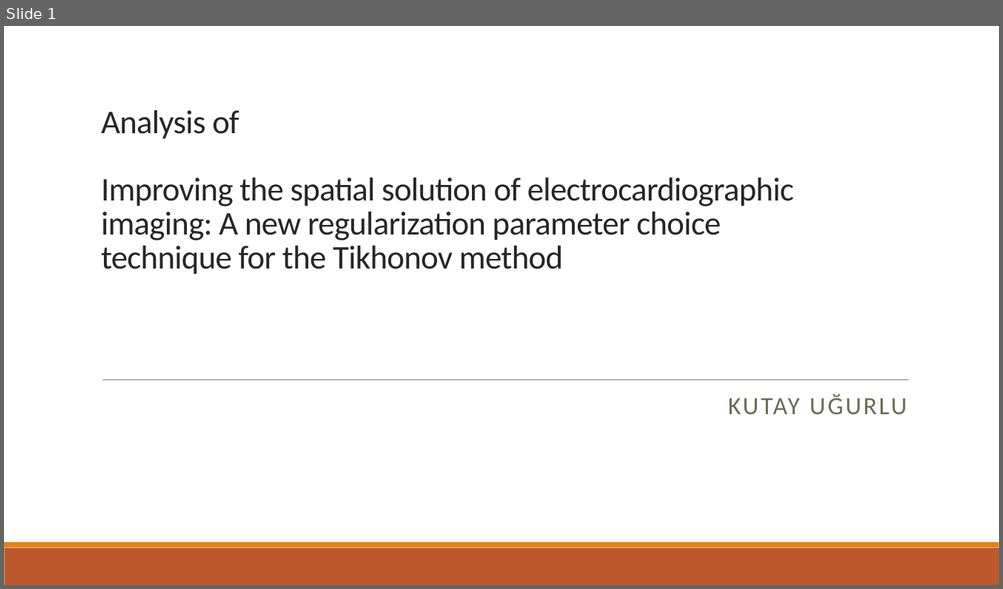
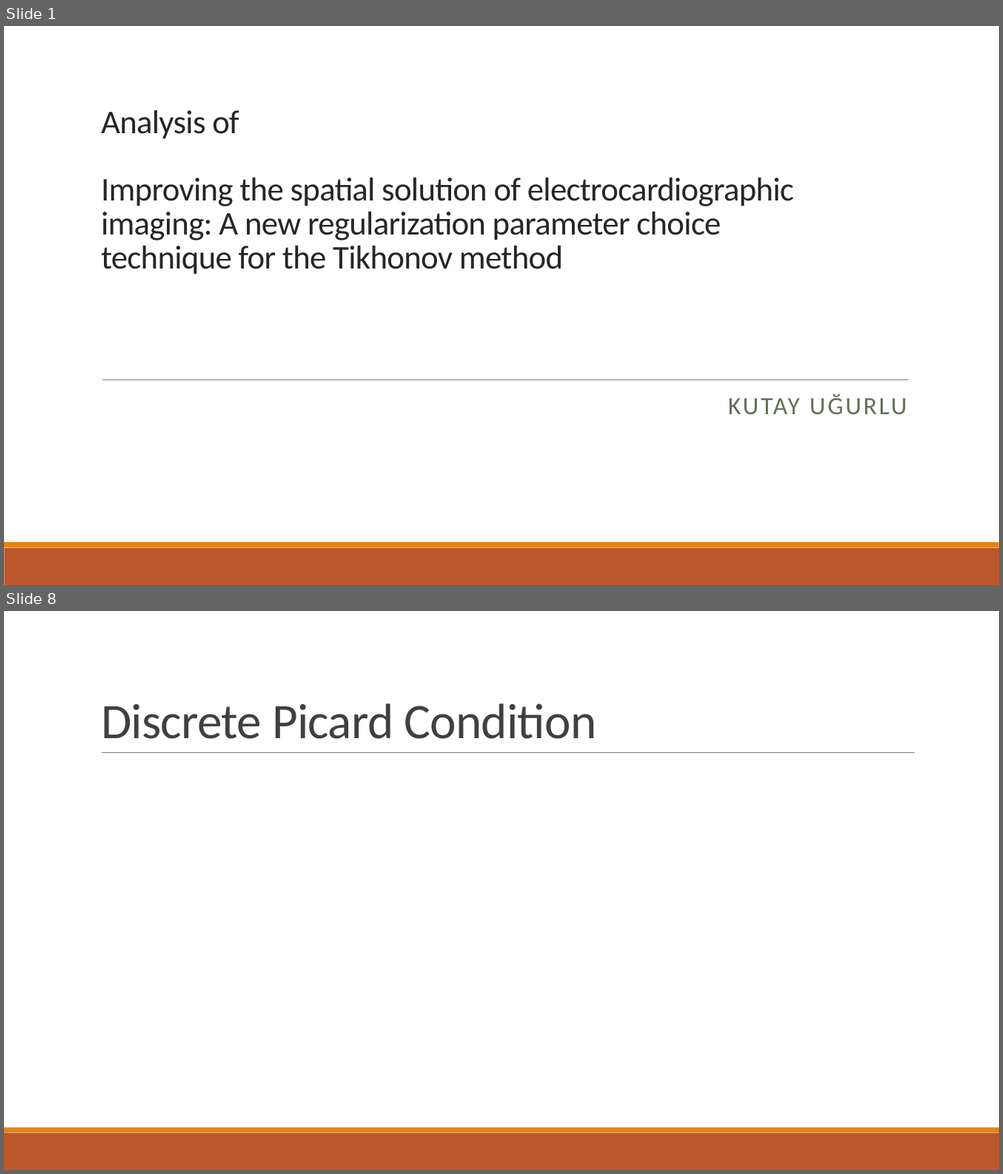
Before and after one commit to kutay-ugurlu/Tikhonov-Regularization-Parameter-Selection-ECGI, a slide deck: Presentation.pptx. Shown one above the other, each under a label of ours: slide 1 before the commit, slides 1 and 8 after it; the slides between them are not shown. The pictures are 1003x589 and 1003x1174 pixels, drawn with LibreOffice and Linux fonts; fonts in the diff are those of the drawing. Boxes give left, top, right and bottom in pixels: in the first picture for what was removed or moved away, otherwise in the second. Text is boxed around its words. In the diff, an @@ line names an element or a change of style, - is before the commit and + after.

```diff
--- a/Presentation.pptx
+++ b/Presentation.pptx
@@ slide 8 added at [4,611,999,1170], background #FFFFFF; not listed: 2 template elements that a slide beside it also shows @@
@@ title added at [101,703,596,739], 48 pt, text #404040 @@
+Discrete Picard Condition
@@ line added from (102, 753) to (915, 753), #808080 0.5 pt @@
```
Also in this commit, not shown: 6 other slides added, 1 slide removed, 1 other file.
